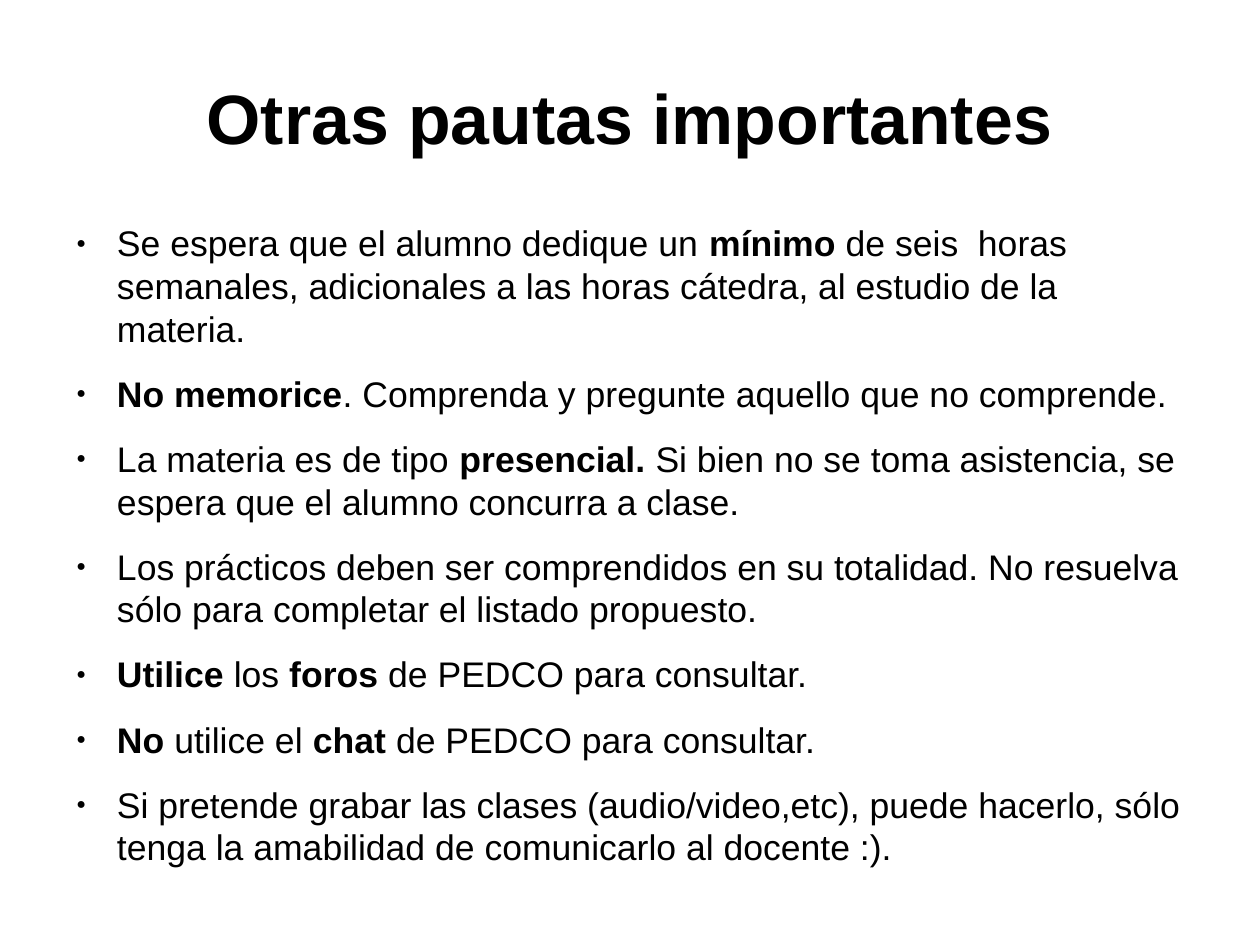
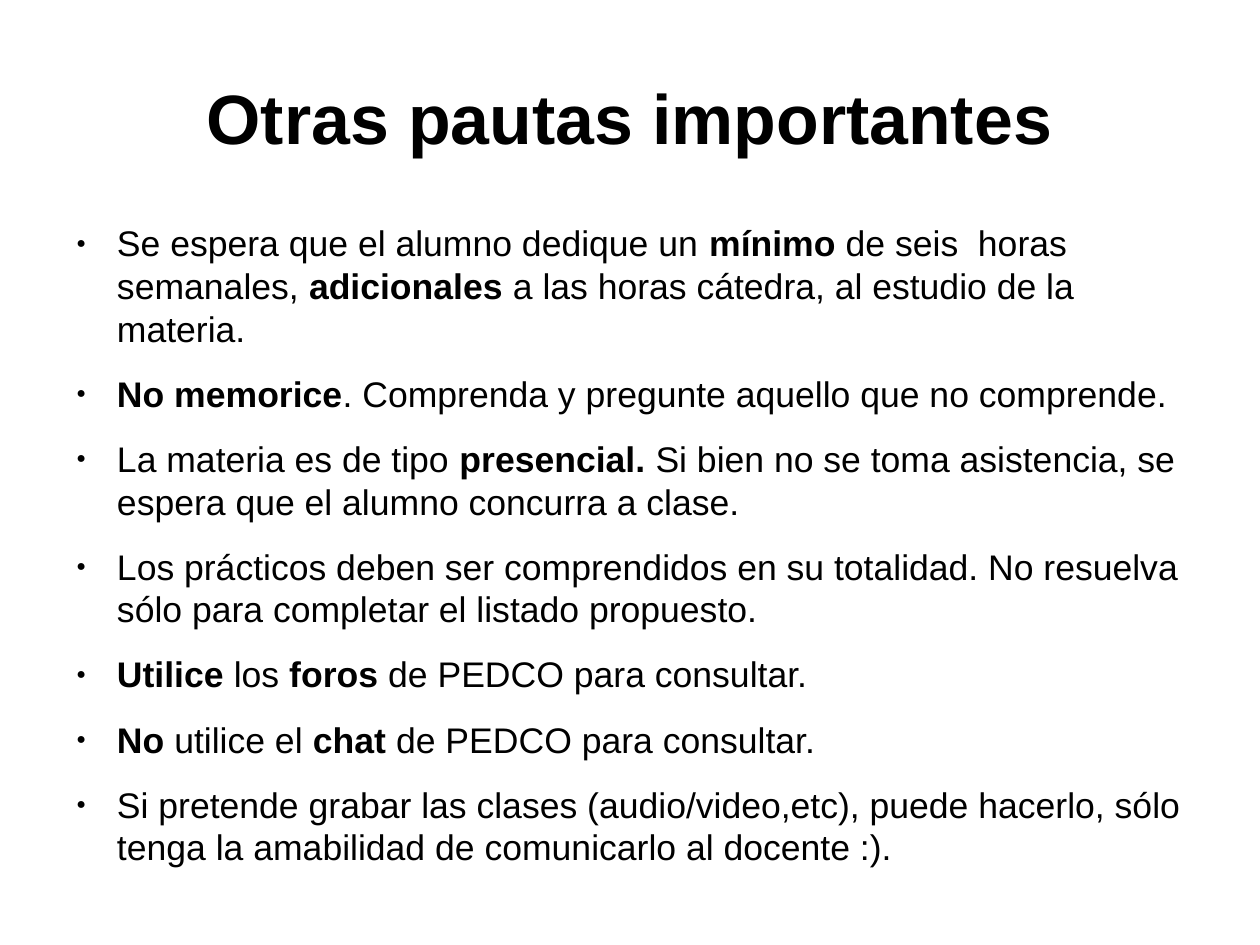
Before and after one commit to niniadcobre/asa, a slide deck: slide 5 of pautas.odp (slide 4 before the commit). Drawn at 1260x945 pixels with LibreOffice and Linux fonts; fonts in the diff are those of the drawing. Boxes give left, top, right and bottom in pixels: in the first picture for what was removed or moved away, otherwise in the second. Text is boxed around its words. In the diff, an @@ line names an element or a change of style, - is before the commit and + after.

```diff
--- a/pautas.odp
+++ b/pautas.odp
@@ text at [117,230,1074,343]: bold on in "adicionales" @@
```
Also in this commit, not shown: 1 other slide changed, 1 slide added, 2 other files.
